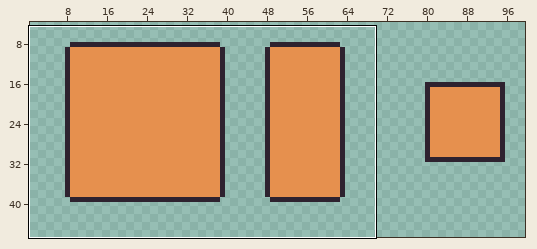
Pixel-art file -- Assets/Raw assets/obstacle template.aseprite. Above, an overview of the earlier version with the close-up marked.
Close-up. Before the commit:
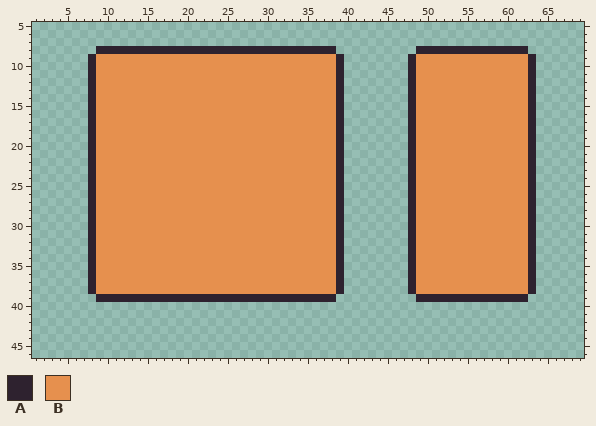
112x48 pixels, 1 frame. Shown: x 1..69, y 5..46. The wide view leaves out empty margins. The commit also changed other parts of the picture, which this record leaves out.
Palette (. is transparent): A #2e222f  B #e6904e
Pixels before, first column x 8:
 8 .AAAAAAAAAAAAAAAAAAAAAAAAAAAAAA..........AAAAAAAAAAAAAA.
 9 ABBBBBBBBBBBBBBBBBBBBBBBBBBBBBBA........ABBBBBBBBBBBBBBA
10 ABBBBBBBBBBBBBBBBBBBBBBBBBBBBBBA........ABBBBBBBBBBBBBBA
11 ABBBBBBBBBBBBBBBBBBBBBBBBBBBBBBA........ABBBBBBBBBBBBBBA
12 ABBBBBBBBBBBBBBBBBBBBBBBBBBBBBBA........ABBBBBBBBBBBBBBA
13 ABBBBBBBBBBBBBBBBBBBBBBBBBBBBBBA........ABBBBBBBBBBBBBBA
14 ABBBBBBBBBBBBBBBBBBBBBBBBBBBBBBA........ABBBBBBBBBBBBBBA
15 ABBBBBBBBBBBBBBBBBBBBBBBBBBBBBBA........ABBBBBBBBBBBBBBA
16 ABBBBBBBBBBBBBBBBBBBBBBBBBBBBBBA........ABBBBBBBBBBBBBBA
17 ABBBBBBBBBBBBBBBBBBBBBBBBBBBBBBA........ABBBBBBBBBBBBBBA
18 ABBBBBBBBBBBBBBBBBBBBBBBBBBBBBBA........ABBBBBBBBBBBBBBA
19 ABBBBBBBBBBBBBBBBBBBBBBBBBBBBBBA........ABBBBBBBBBBBBBBA
20 ABBBBBBBBBBBBBBBBBBBBBBBBBBBBBBA........ABBBBBBBBBBBBBBA
21 ABBBBBBBBBBBBBBBBBBBBBBBBBBBBBBA........ABBBBBBBBBBBBBBA
22 ABBBBBBBBBBBBBBBBBBBBBBBBBBBBBBA........ABBBBBBBBBBBBBBA
23 ABBBBBBBBBBBBBBBBBBBBBBBBBBBBBBA........ABBBBBBBBBBBBBBA
24 ABBBBBBBBBBBBBBBBBBBBBBBBBBBBBBA........ABBBBBBBBBBBBBBA
25 ABBBBBBBBBBBBBBBBBBBBBBBBBBBBBBA........ABBBBBBBBBBBBBBA
26 ABBBBBBBBBBBBBBBBBBBBBBBBBBBBBBA........ABBBBBBBBBBBBBBA
27 ABBBBBBBBBBBBBBBBBBBBBBBBBBBBBBA........ABBBBBBBBBBBBBBA
28 ABBBBBBBBBBBBBBBBBBBBBBBBBBBBBBA........ABBBBBBBBBBBBBBA
29 ABBBBBBBBBBBBBBBBBBBBBBBBBBBBBBA........ABBBBBBBBBBBBBBA
30 ABBBBBBBBBBBBBBBBBBBBBBBBBBBBBBA........ABBBBBBBBBBBBBBA
31 ABBBBBBBBBBBBBBBBBBBBBBBBBBBBBBA........ABBBBBBBBBBBBBBA
32 ABBBBBBBBBBBBBBBBBBBBBBBBBBBBBBA........ABBBBBBBBBBBBBBA
33 ABBBBBBBBBBBBBBBBBBBBBBBBBBBBBBA........ABBBBBBBBBBBBBBA
34 ABBBBBBBBBBBBBBBBBBBBBBBBBBBBBBA........ABBBBBBBBBBBBBBA
35 ABBBBBBBBBBBBBBBBBBBBBBBBBBBBBBA........ABBBBBBBBBBBBBBA
36 ABBBBBBBBBBBBBBBBBBBBBBBBBBBBBBA........ABBBBBBBBBBBBBBA
37 ABBBBBBBBBBBBBBBBBBBBBBBBBBBBBBA........ABBBBBBBBBBBBBBA
38 ABBBBBBBBBBBBBBBBBBBBBBBBBBBBBBA........ABBBBBBBBBBBBBBA
39 .AAAAAAAAAAAAAAAAAAAAAAAAAAAAAA..........AAAAAAAAAAAAAA.
Once edited:
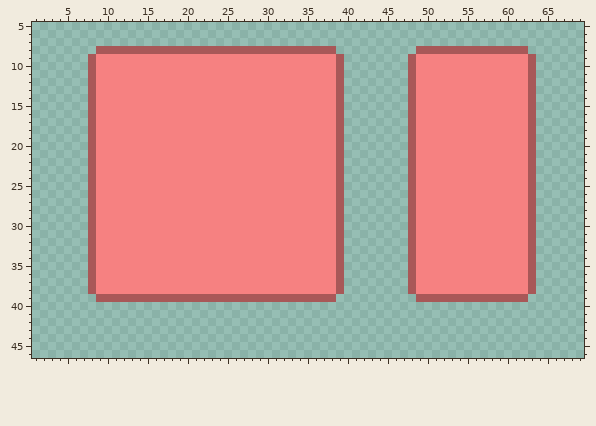
Difference:
Colour A changes from #2e222f to #a85858.
Colour B changes from #e6904e to #f68181.
Boxes around the changes in both close-ups, in picture pixels (x1, y1, x2, y2):
changed: (88, 46, 344, 302)
changed: (408, 46, 536, 302)
